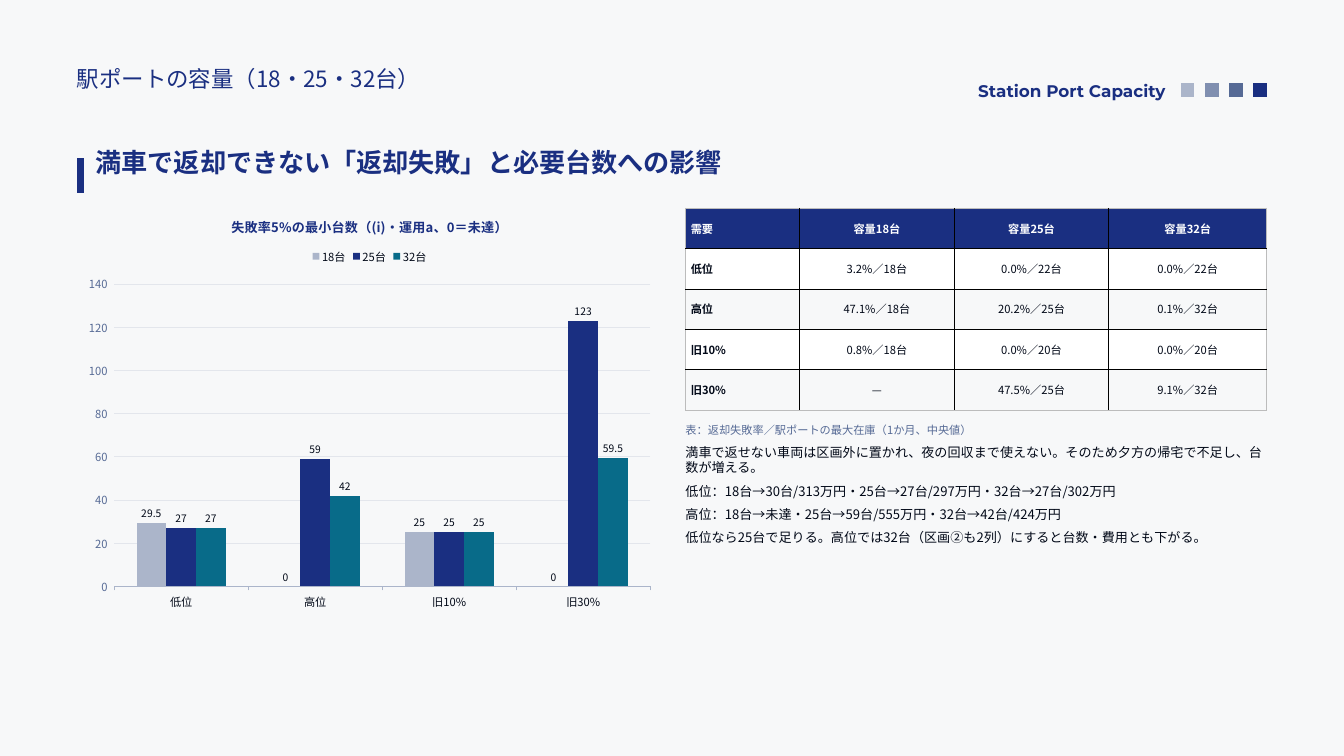
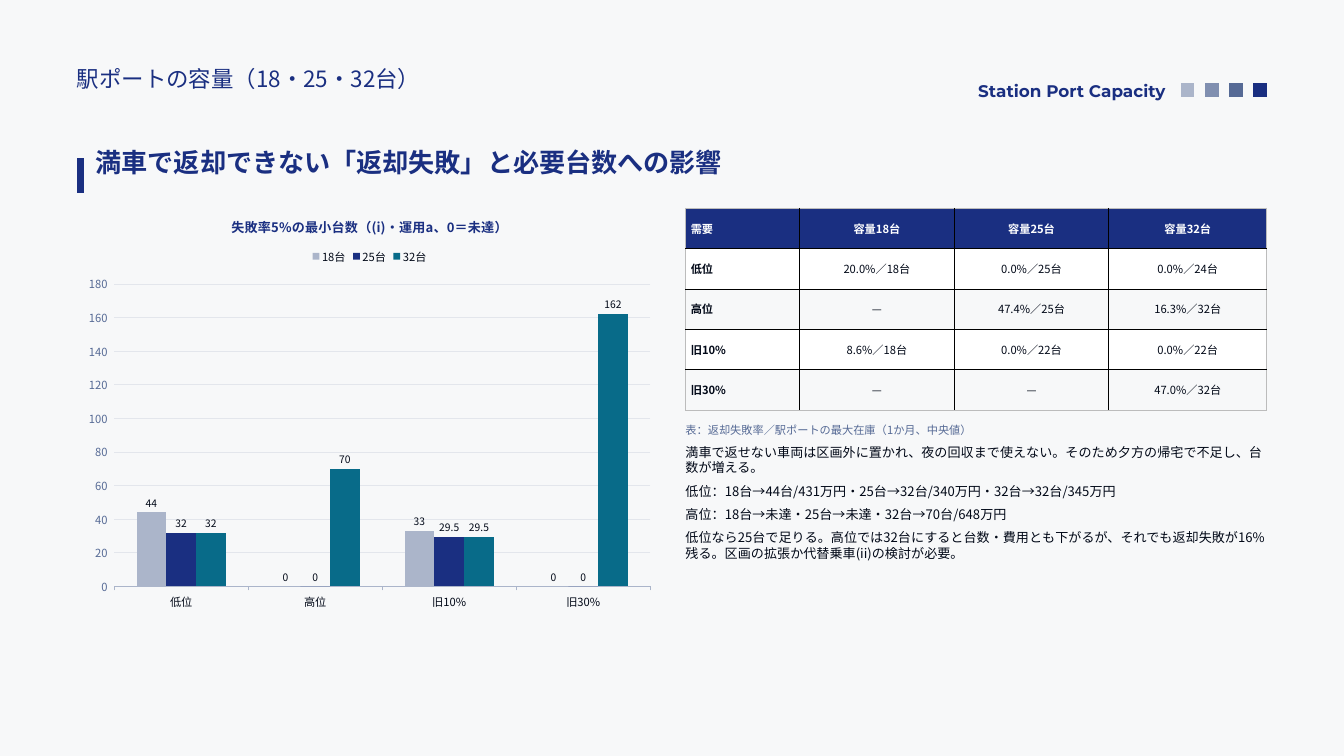
Before and after one commit to saigaeno-cmd/mikuri_sim, a slide deck: slide 10 of data/output/study/報告_モビリティシェア検討.pptx (slide 9 before the commit). Drawn at 1344x756 pixels with LibreOffice and Linux fonts; fonts in the diff are those of the drawing. Boxes give left, top, right and bottom in pixels: in the first picture for what was removed or moved away, otherwise in the second. Text is boxed around its words. In the diff, an @@ line names an element or a change of style, - is before the commit and + after.

```diff
--- a/data/output/study/報告_モビリティシェア検討.pptx
+++ b/data/output/study/報告_モビリティシェア検討.pptx
@@ column chart at <box>77,202,662,618</box> @@
@@ 18台, 低位: 29.5 to 44 @@
@@ 18台, 旧10%: 25 to 33 @@
-25台: 27, 59, 25, 123
+25台: 32, 0, 29.5, 0
-32台: 27, 42, 25, 59.5
+32台: 32, 70, 29.5, 162
@@ table at <box>685,208,1267,410</box> @@
-row 2: 低位 | 3.2%／18台 | 0.0%／22台 | 0.0%／22台
+row 2: 低位 | 20.0%／18台 | 0.0%／25台 | 0.0%／24台
-row 3: 高位 | 47.1%／18台 | 20.2%／25台 | 0.1%／32台
+row 3: 高位 | — | 47.4%／25台 | 16.3%／32台
-row 4: 旧10% | 0.8%／18台 | 0.0%／20台 | 0.0%／20台
+row 4: 旧10% | 8.6%／18台 | 0.0%／22台 | 0.0%／22台
-row 5, column 3: 47.5%／25台
+row 5, column 3: —
-row 5, column 4: 9.1%／32台
+row 5, column 4: 47.0%／32台
@@ text at <box>685,485,1264,561</box>: text changed @@
-低位：18台→30台/313万円・25台→27台/297万円・32台→27台/302万円
-高位：18台→未達・25台→59台/555万円・32台→42台/424万円
-低位なら25台で足りる。高位では32台（区画②も2列）にすると台数・費用とも下がる。
+低位：18台→44台/431万円・25台→32台/340万円・32台→32台/345万円
+高位：18台→未達・25台→未達・32台→70台/648万円
+低位なら25台で足りる。高位では32台にすると台数・費用とも下がるが、それでも返却失敗が16%残る。区画の拡張か代替乗車(ii)の検討が必要。
```
Also in this commit, not shown: 22 other slides changed, 1 slide added, 6 other files.
